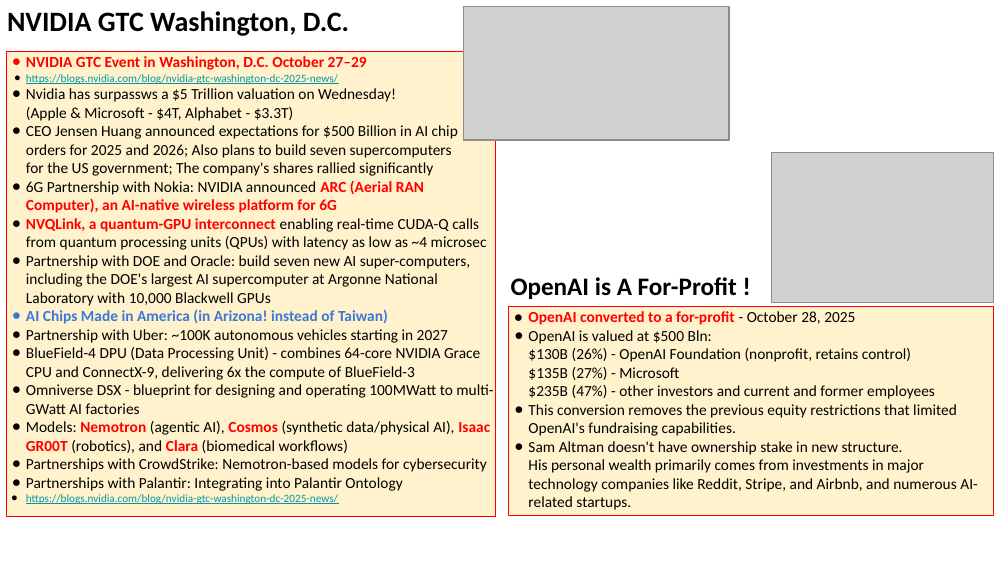
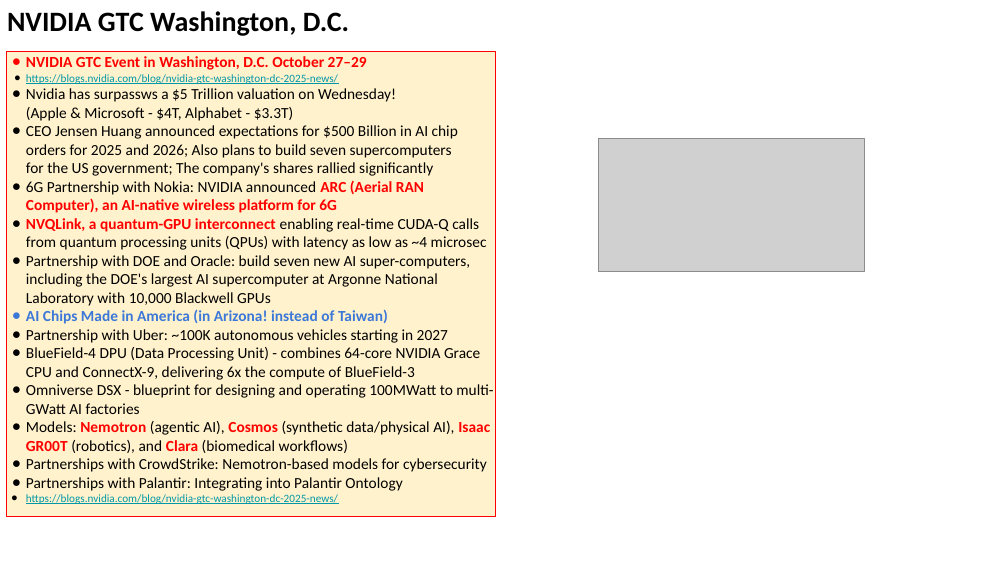
Before and after one commit to lselector/seminar, a slide deck: slide 4 of 2025/2025-10-31-AI-Updates.pptx. Drawn at 1008x567 pixels with LibreOffice and Linux fonts; fonts in the diff are those of the drawing; grey boxes stand for pictures. Boxes give left, top, right and bottom in pixels: in the first picture for what was removed or moved away, otherwise in the second. Text is boxed around its words. In the diff, an @@ line names an element or a change of style, - is before the commit and + after.

```diff
--- a/2025/2025-10-31-AI-Updates.pptx
+++ b/2025/2025-10-31-AI-Updates.pptx
@@ picture: place and size @@
-picture at bbox=[464, 7, 730, 140]
+picture at bbox=[599, 138, 865, 271]
@@ picture removed at bbox=[772, 152, 994, 302] @@
@@ text removed at bbox=[511, 277, 737, 299] @@
-OpenAI is A For-Profit !
@@ rectangle removed at bbox=[509, 306, 994, 515] @@
-● OpenAI converted to a for-profit - October 28, 2025
-● OpenAI is valued at $500 Bln:
-  $130B (26%) - OpenAI Foundation (nonprofit, retains control)
-  $135B (27%) - Microsoft
-  $235B (47%) - other investors and current and former employees
-● This conversion removes the previous equity restrictions that limited OpenAI's fundraising capabilities.
-● Sam Altman doesn't have ownership stake in new structure.
-  His personal wealth primarily comes from investments in major technology companies like Reddit, Stripe, and Airbnb, and numerous AI-related startups.
```
Also in this commit, not shown: 4 other slides changed, 4 slides added.
